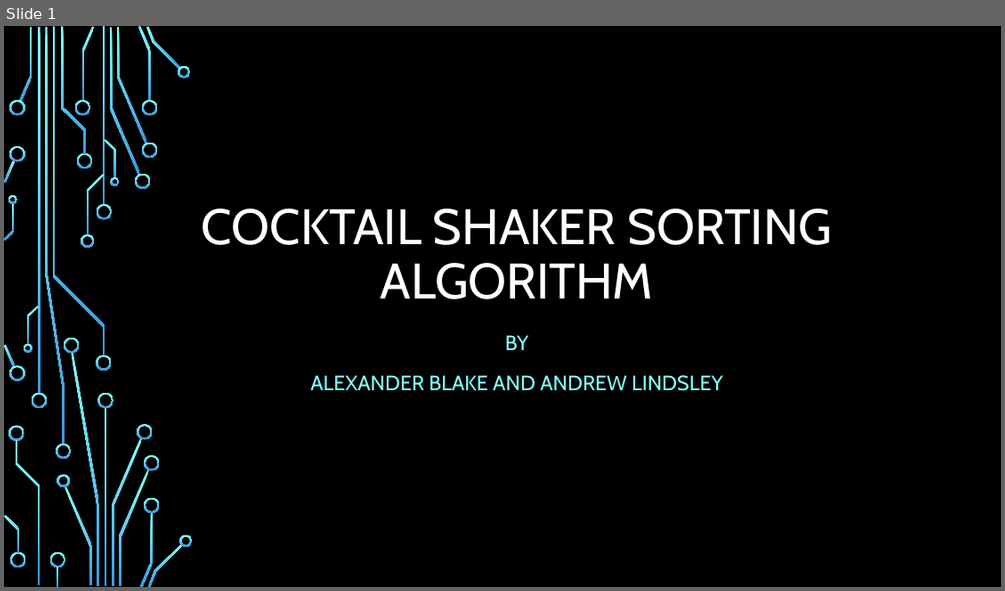
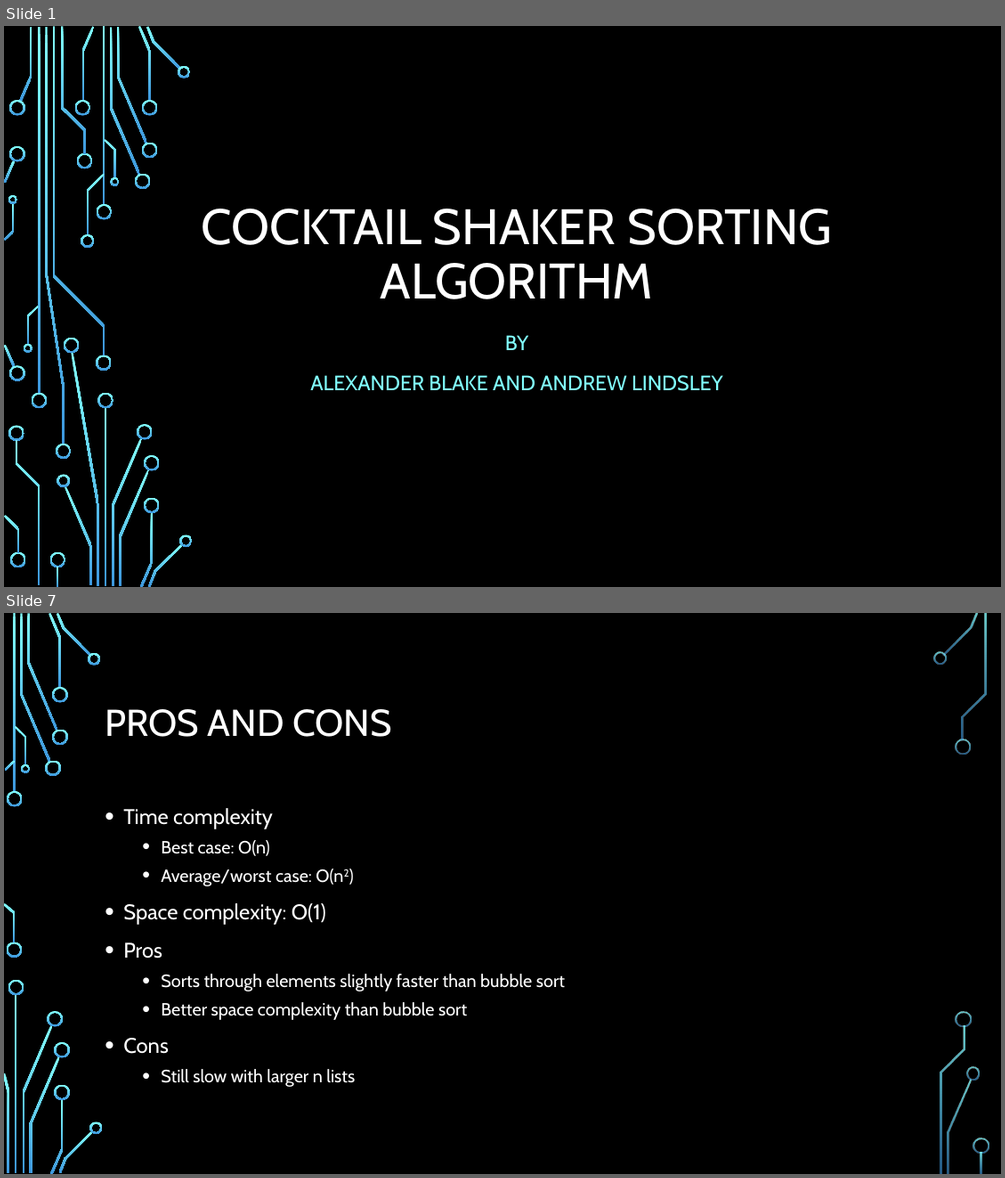
Before and after one commit to josephBlake/CocktailSort, a slide deck: FinalPresentation.pptx. Shown one above the other, each under a label of ours: slide 1 before the commit, slides 1 and 7 after it; the slides between them are not shown. The pictures are 1005x591 and 1005x1178 pixels, drawn with LibreOffice and Linux fonts; fonts in the diff are those of the drawing; background and template pictures are left out. Boxes give left, top, right and bottom in pixels: in the first picture for what was removed or moved away, otherwise in the second. Text is boxed around its words. In the diff, an @@ line names an element or a change of style, - is before the commit and + after.

```diff
--- a/FinalPresentation.pptx
+++ b/FinalPresentation.pptx
@@ slide 7 added at (4, 613, 1001, 1174), background picture (left out) @@
@@ title added at (105, 709, 392, 737), 36 pt, text #FFFFFF @@
+PROS AND CONS
@@ text added at (123, 808, 565, 1086), 17 pt, text #FFFFFF @@
+• Time complexity
+  • Best case: O(n)
+  • Average/worst case: O(n2)
+• Space complexity: O(1)
+• Pros
+  • Sorts through elements slightly faster than bubble sort
+  • Better space complexity than bubble sort
+• Cons
+  • Still slow with larger n lists
@@ group added at (4, 613, 989, 1174): 33 freeform shapes, 3 rectangles @@
```
Also in this commit, not shown: 5 other slides added, 3 slides removed.
